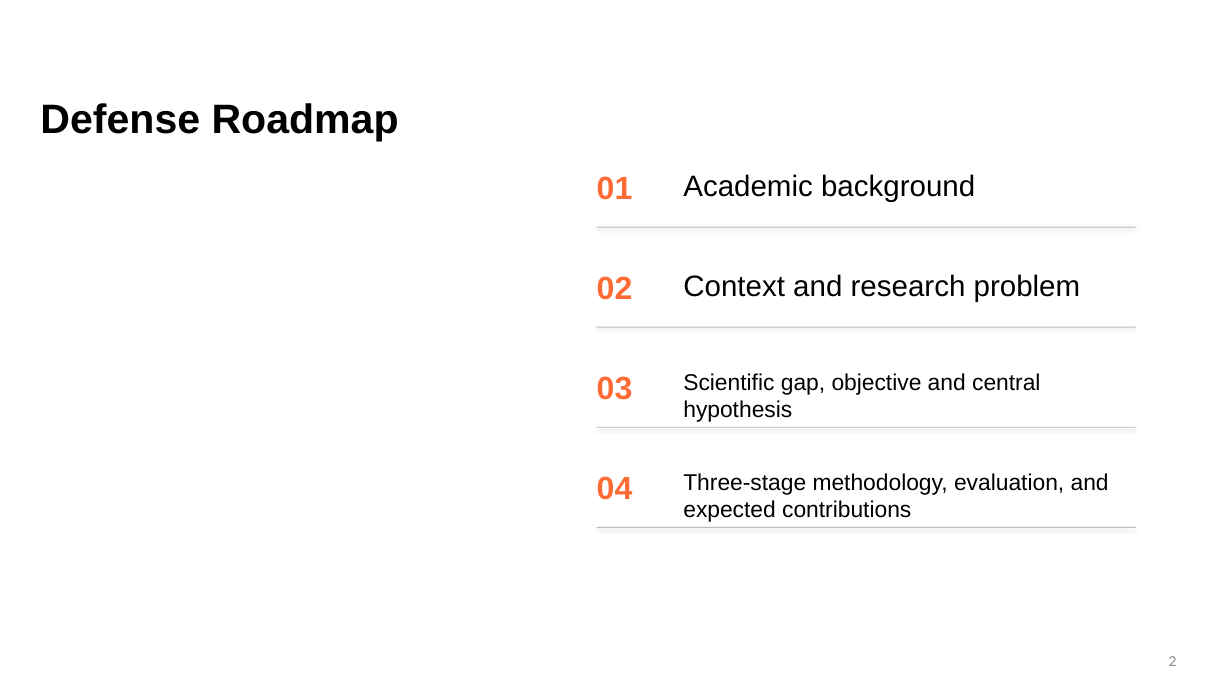
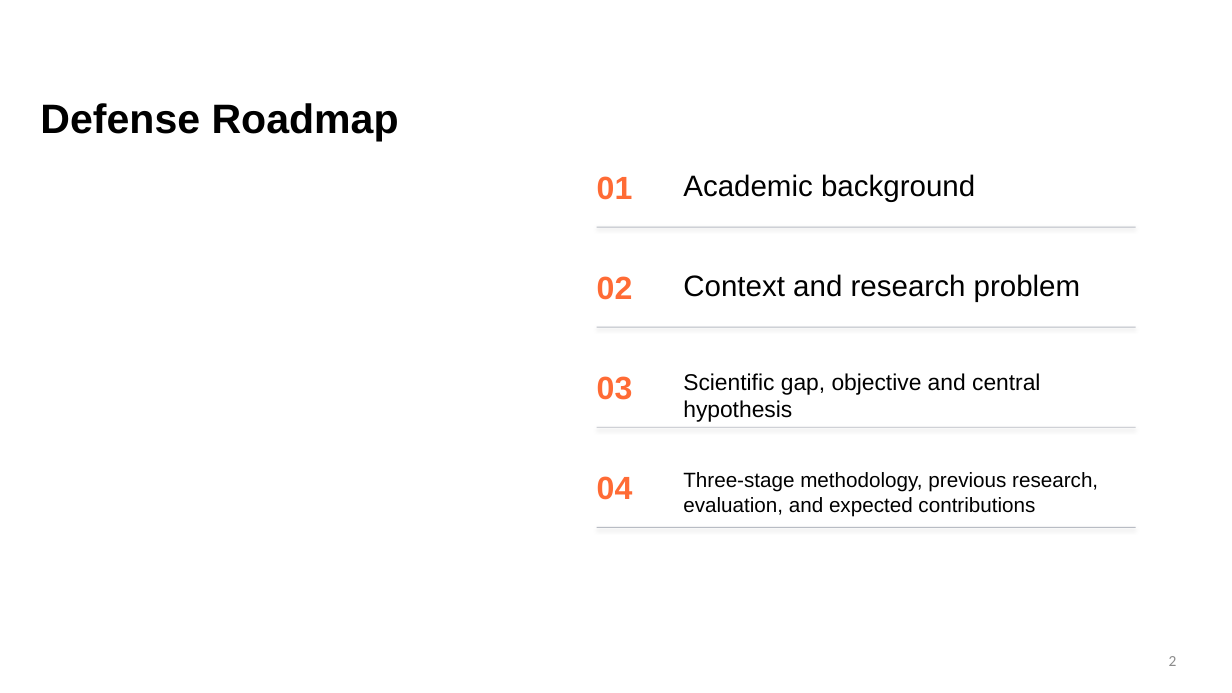
Before and after one commit to zeroxred/research, a slide deck: slide 2 of presentations/research_plan_wsvad_phd_english.pptx. Drawn at 1232x693 pixels with LibreOffice and Linux fonts; fonts in the diff are those of the drawing. Boxes give left, top, right and bottom in pixels: in the first picture for what was removed or moved away, otherwise in the second. Text is boxed around its words. In the diff, an @@ line names an element or a change of style, - is before the commit and + after.

```diff
--- a/presentations/research_plan_wsvad_phd_english.pptx
+++ b/presentations/research_plan_wsvad_phd_english.pptx
@@ text at [683,472,1098,517]: text changed; size 17.8 to 16.1 pt @@
-Three-stage methodology, evaluation, and expected contributions
+Three-stage methodology, previous research, evaluation, and expected contributions
```
Also in this commit, not shown: 2 other slides changed.
